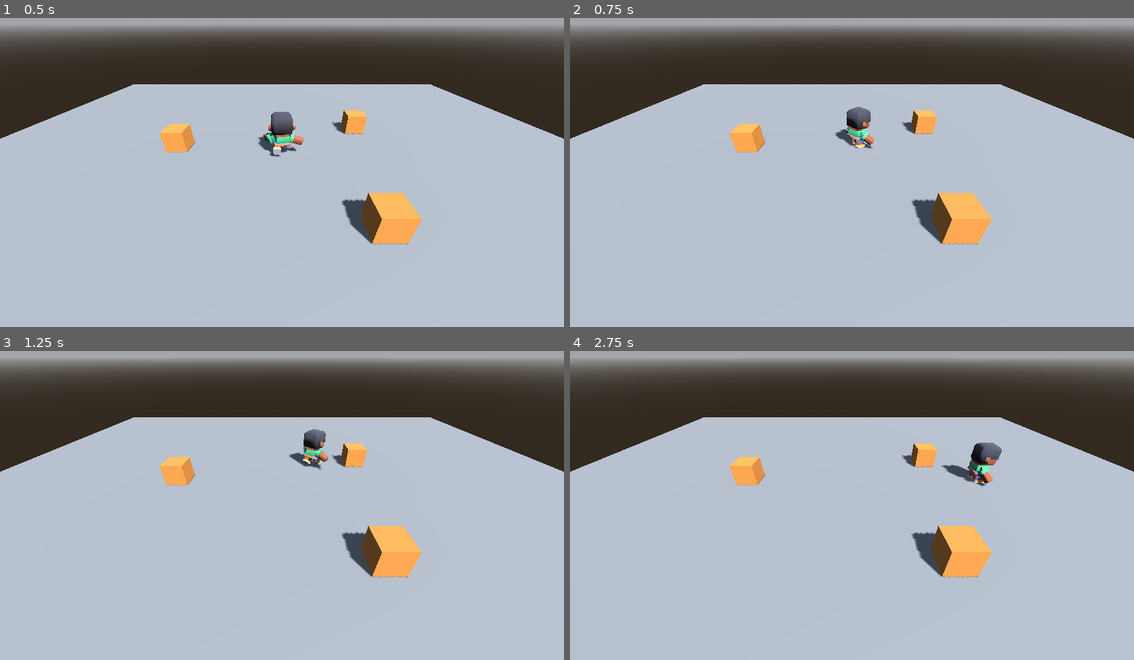
Above: before the commit, frames 1-4 (two rows, left to right).
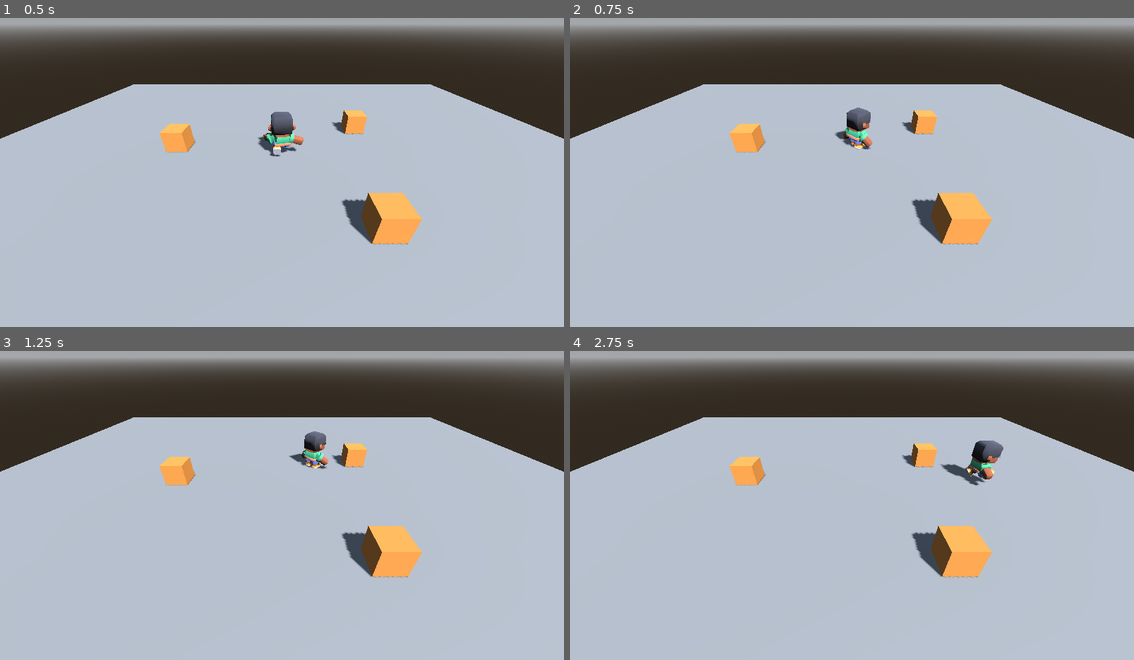
Above: after the commit, the same moments.

Repository: JuanfeR4m/InThePolice
Game: Godot game, scene res://main.tscn
Same seed, same stepped clock (60 frames per second), same inputs: the game is played once before the commit and once after it.
Inputs:
- Up to frame 1 (0.5 s): no input
- Up to frame 2 (0.75 s): hold D (move_right) from 0.53 s (still down); tap F (fuerza) at 0.6 s
- Up to frame 3 (1.25 s): keep holding D (move_right); tap Ctrl (rodar) at 0.8 s
- Up to frame 4 (2.75 s): release D (move_right) at 1.28 s; hold S (move_down) 1.28-2.03 s; tap Ctrl (rodar) at 1.35, 2.3 s; tap F (fuerza) at 1.55 s; hold D (move_right) from 2.03 s (still down); hold Shift (correr) from 2.03 s (still down)

Frame 1 is identical in both runs. In frame 2, 0.2% of the frame differs, in the area x 47-54%, y 28-43%; in frame 3, 0.3%; in frame 4, 0.4%, in the area x 65-77%, y 28-44%.

Commit message:
T7 N3 - Tarea B - enchufes y regla

Diff:
--- a/fuerza.gd
+++ b/fuerza.gd
@@ -2,33 +2,46 @@
 
 enum Estado { LISTA, ACTIVA, RECARGA }
 
-@export var tecla = "rodar"
-@export var duracion = 0.3
-@export var recarga = 1.2
+@export var tecla = "fuerza"
+@export var duracion = 0.4
+@export var recarga = 3.0
+@export var es_de_dia = true
+
 @onready var pj = get_parent()
 
 var estado = Estado.LISTA
 var tiempo = 0.0
+var marcado = false
 
 func _physics_process(delta):
 	tiempo -= delta
 	match estado:
 		Estado.LISTA:
-			if Input.is_action_just_pressed(tecla):
+			if Input.is_action_just_pressed(tecla) and puede():
 				empezar()
 		Estado.ACTIVA:
-			if tiempo <= 0.001: # 0.001 y no 0: restar 1/60 no da exacto
+			if tiempo <= 0.001:
 				terminar()
 		Estado.RECARGA:
 			if tiempo <= 0.001:
 				estado = Estado.LISTA
 
+func puede():
+	return pj.is_on_floor()
+
 func empezar():
 	estado = Estado.ACTIVA
 	tiempo = duracion
+	pj.multiplicador = 0.0
+	pj.accion = "attack-kick-right"
+	if es_de_dia:
+		print("+15 de Ira")
+		marcado = true
 	print("empieza: ", tecla)
 
 func terminar():
 	estado = Estado.RECARGA
 	tiempo = recarga
+	pj.multiplicador = 1.0
+	pj.accion = ""
 	print("termina: ", tecla)
--- a/main.tscn
+++ b/main.tscn
@@ -88,7 +88,7 @@
 script = ExtResource("1_pj")
 camara = NodePath("../Camera3D")
 prueba = 3
-accion_prueba = "rodar"
+accion_prueba = "fuerza"
 
 [node name="CollisionShape3D" type="CollisionShape3D" parent="Personaje" unique_id=982192723]
 transform = Transform3D(1, 0, 0, 0, 1, 0, 0, 0, 1, 0, 0.875, 0)
